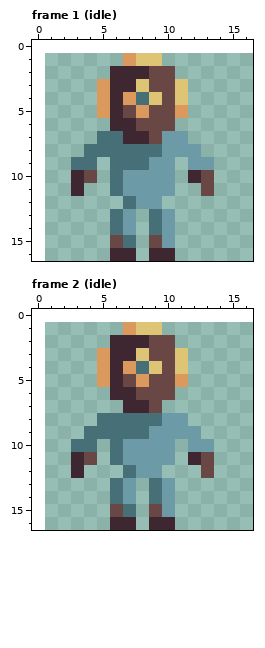
Pixel-art file -- Assets/Sprites/ElevatorBody/Player.aseprite. This is how it looked before the edit.
16x16 pixels, 10 frames. Shown: frame 1 (idle), frame 2 (idle). The old version is drawn lined up with the new one, on the new canvas. The commit also changed other frames, which this record leaves out.
Now the later version:
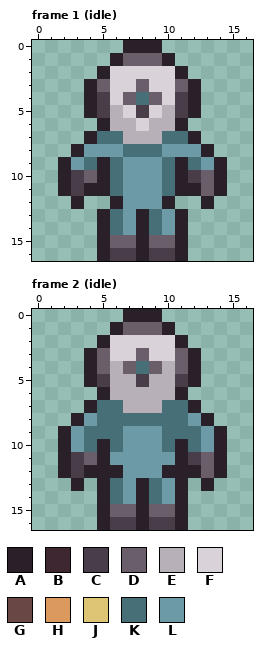
Palette (. is transparent): A #2a202a  B #3e2730  C #483d48  D #6b5e6b  E #b8b0b9  F #d9d3d9  G #694744  H #dc995d  J #dec575  K #466f77  L #6c9ba7
The author wrote: finished idle and start jump
Difference:
canvas 16x16 -> 17x17, the old top-left corner now at 1,1
--- frame 1 (idle)
@@ x 0..16 @@
- 0 .................
- 1 .......HJJ.......
- 2 ......BBBGG......
- 3 .....HBBJGGJ.....
- 4 .....HBHKJGJ.....
- 5 .....HBGHGGH.....
- 6 ......BBGGG......
- 7 .....KKBBGLL.....
- 8 ....KKKKKKLLL....
- 9 ...KK.KKKLL.LL...
-10 ...BG.KLLLL.BG...
-11 ...B..KLLLL..G...
-12 .......KLL.......
-13 ......KL.KL......
-14 ......KL.KL......
-15 ......GK.GL......
-16 ......BB.BB......
+ 0 .......AAA.......
+ 1 ......ADDDA......
+ 2 .....AFFFFFA.....
+ 3 ....ADFFDFFDA....
+ 4 ....ACFDKDFCA....
+ 5 ....ACEFCFECA....
+ 6 .....AEEFEEA.....
+ 7 ....AKKEEEKKA....
+ 8 ...ALLLKKKLLLA...
+ 9 ..ALKAKLLLKAKLA..
+10 ..ACDAKLLLKACDA..
+11 ..ACAAKLLLKAADA..
+12 ...A..ALLLA..A...
+13 .....AKLAKLA.....
+14 .....AKLAKLA.....
+15 .....ADDADDA.....
+16 .....ACCACCA.....
--- frame 2 (idle)
@@ x 0..16 @@
- 0 .................
- 1 .......HJJ.......
- 2 ......BBBGG......
- 3 .....HBBJGGJ.....
- 4 .....HBHKJGJ.....
- 5 .....HBGHGGH.....
- 6 ......BBGGG......
- 7 .......BBG.......
- 8 .....KKKKKLL.....
- 9 ....KKKKKLLLL....
-10 ...KK.KLLLL.LL...
-11 ...BG.KLLLL.BG...
-12 ...B...KLL...G...
-13 ......KL.KL......
-14 ......KL.KL......
-15 ......GK.GL......
-16 ......BB.BB......
+ 0 .......AAA.......
+ 1 ......ADDDA......
+ 2 .....AFFFFFA.....
+ 3 ....ADFFDFFDA....
+ 4 ....ADEDKDEDA....
+ 5 ....ACEECEECA....
+ 6 .....AEEEEEA.....
+ 7 ....AKKEEEKKA....
+ 8 ...ALKKKKKKKLA...
+ 9 ..ALKKKLLLKKKLA..
+10 ..ALKAKLLLKAKLA..
+11 ..ACDALLLLLACDA..
+12 ..ACAAALLLAAADA..
+13 ...A.AKLAKLA.A...
+14 .....AKLAKLA.....
+15 .....ADDADDA.....
+16 .....ACCACCA.....
Changed places in both pictures, as pixel boxes (x1, y1, x2, y2):
changed: (58, 40, 227, 261)
changed: (58, 309, 227, 530)
